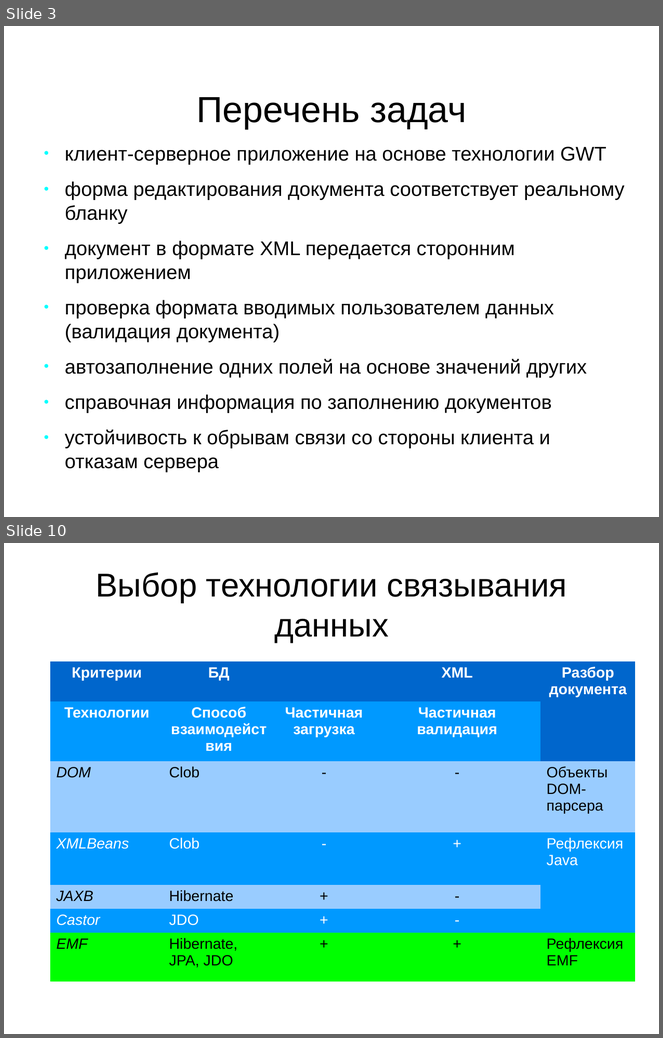
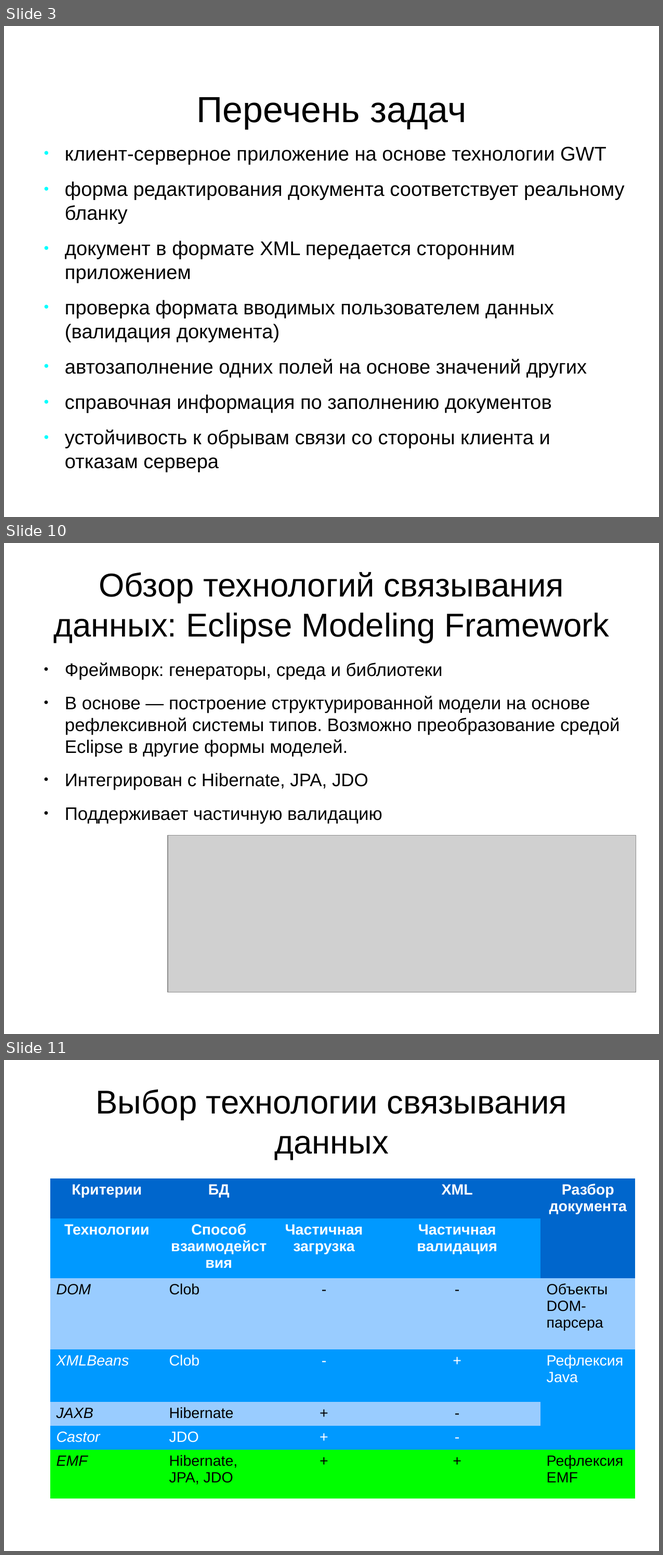
Before and after one commit to aeremenok/a-team-777, a slide deck: diploma/eav/diploma/demo.odp. Shown one above the other, each under a label of ours: slides 3 and 10 before the commit, slides 3, 10 and 11 after it; the slides between them are not shown. The pictures are 663x1038 and 663x1555 pixels, drawn with LibreOffice and Linux fonts; fonts in the diff are those of the drawing; grey boxes stand for pictures. Boxes give left, top, right and bottom in pixels: in the first picture for what was removed or moved away, otherwise in the second. Text is boxed around its words. In the diff, an @@ line names an element or a change of style, - is before the commit and + after.

```diff
--- a/diploma/eav/diploma/demo.odp
+++ b/diploma/eav/diploma/demo.odp
@@ slide 10 added at bbox=[4, 543, 659, 1034], background #FFFFFF @@
@@ title added at bbox=[53, 572, 609, 643], 40 pt, text #000000 @@
+Обзор технологий связывания данных: Eclipse Modeling Framework
@@ text added at bbox=[65, 663, 620, 823], 22 pt, text #000000 @@
+● Фреймворк: генераторы, среда и библиотеки
+● В основе — построение структурированной модели на основе рефлексивной системы типов. Возможно преобразование средой Eclipse в другие формы моделей.
+● Интегрирован с Hibernate, JPA, JDO
+● Поддерживает частичную валидацию
@@ picture added at bbox=[168, 836, 637, 992] @@
@@ what was slide 10 is now slide 11 @@
```
Also in this commit, not shown: 2 slides changed, 4 other slides added, 4 slides removed, 1 other file.
